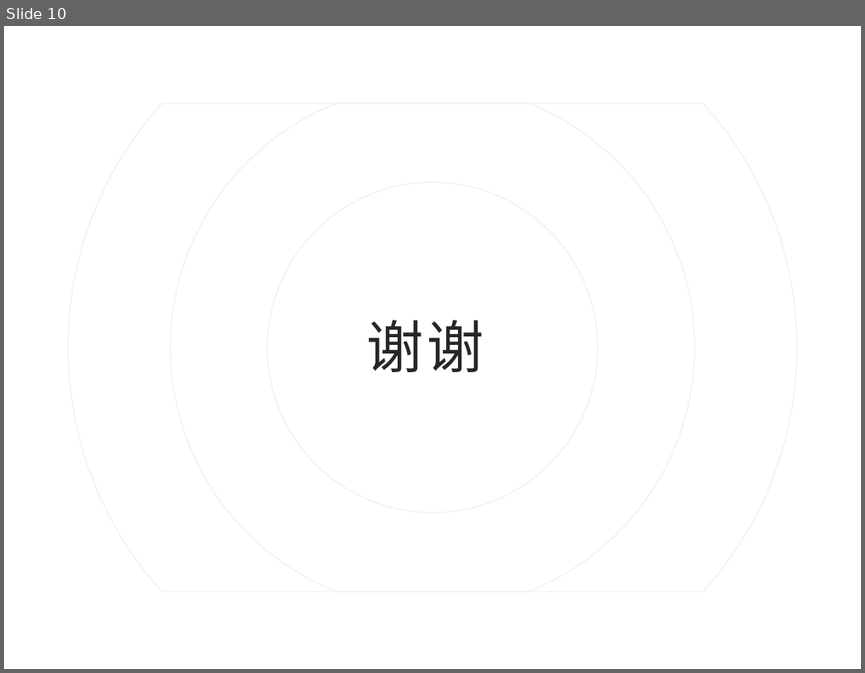
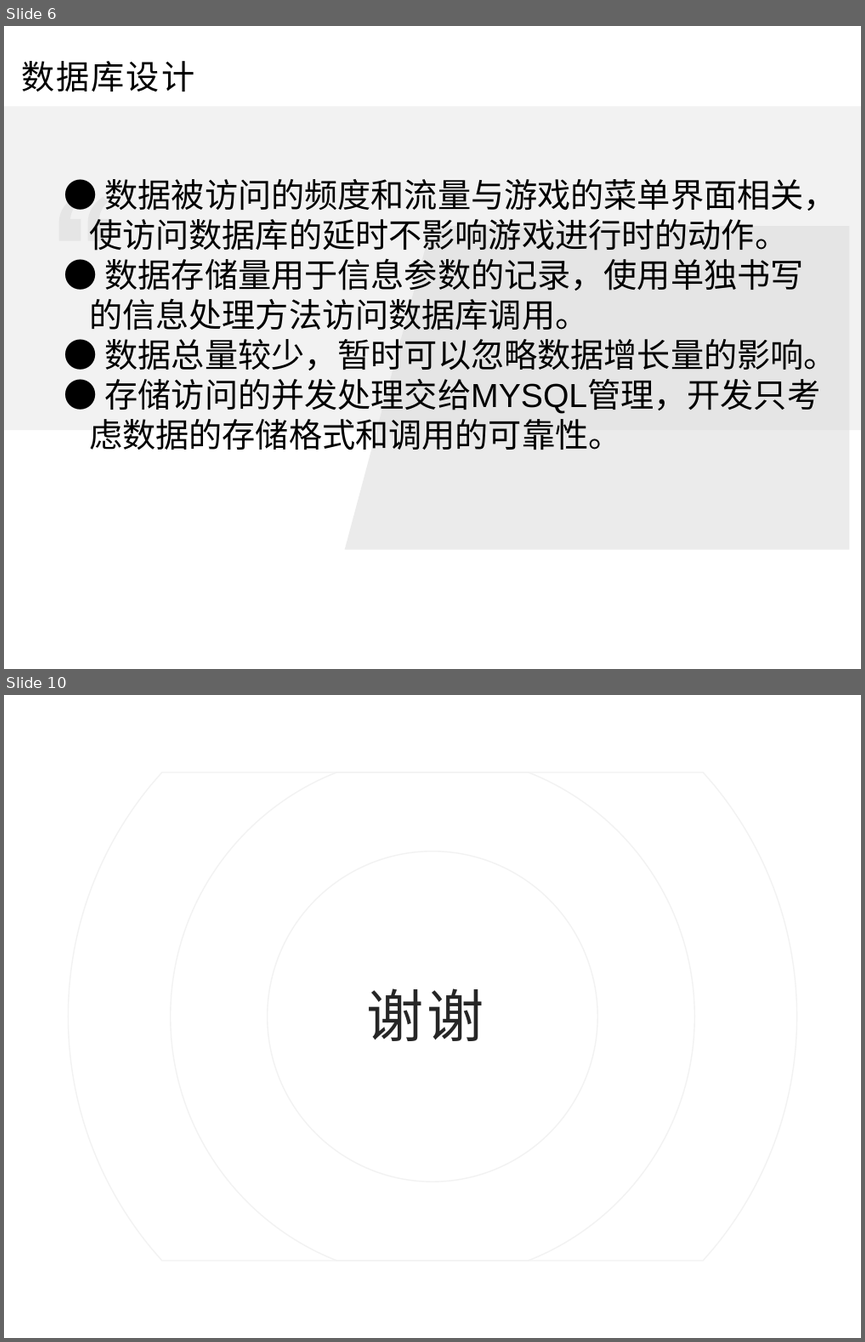
Before and after one commit to agukl/tankWar, a slide deck: 详细设计.pptx. Shown one above the other, each under a label of ours: slide 10 before the commit, slides 6 and 10 after it; the slides between them are not shown. The pictures are 865x673 and 865x1342 pixels, drawn with LibreOffice and Linux fonts; fonts in the diff are those of the drawing. Boxes give left, top, right and bottom in pixels: in the first picture for what was removed or moved away, otherwise in the second. Text is boxed around its words. In the diff, an @@ line names an element or a change of style, - is before the commit and + after.

```diff
--- a/详细设计.pptx
+++ b/详细设计.pptx
@@ slide 6 added at [4,26,861,669], background #FFFFFF @@
@@ text added at [21,61,194,92], 28 pt, text #000000 @@
+数据库设计
@@ rectangle added at [4,107,861,431], fill #F2F2F2 @@
@@ freeform shape added at [59,197,80,241], fill #D9D9D9 at 50% opacity @@
@@ freeform shape added at [88,197,109,241], fill #D9D9D9 at 50% opacity @@
@@ text added at [89,179,837,449], 28 pt, text #000000 @@
+● 数据被访问的频度和流量与游戏的菜单界面相关，使访问数据库的延时不影响游戏进行时的动作。
+● 数据存储量用于信息参数的记录，使用单独书写的信息处理方法访问数据库调用。
+● 数据总量较少，暂时可以忽略数据增长量的影响。
+● 存储访问的并发处理交给MYSQL管理，开发只考虑数据的存储格式和调用的可靠性。
@@ freeform shape added at [345,226,850,550], fill #D9D9D9 at 50% opacity @@
```
Also in this commit, not shown: 4 slides changed, 4 other slides added, 5 slides removed, 1 other file.
